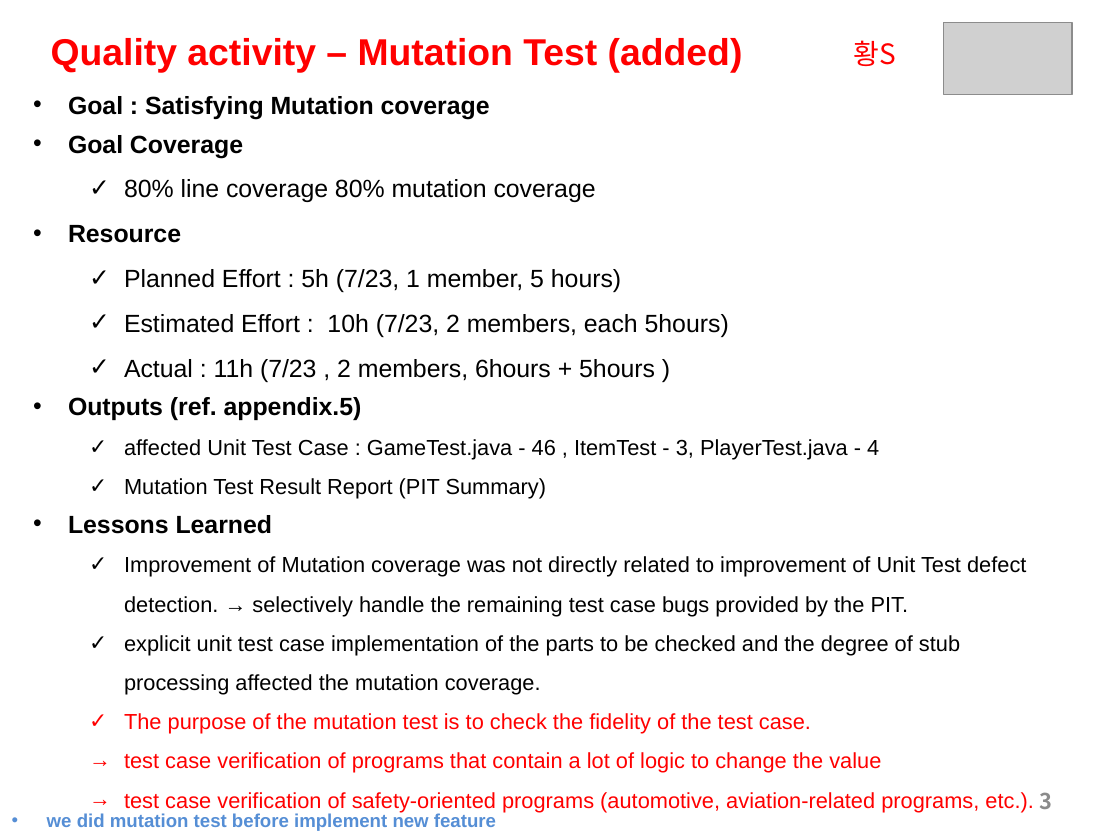
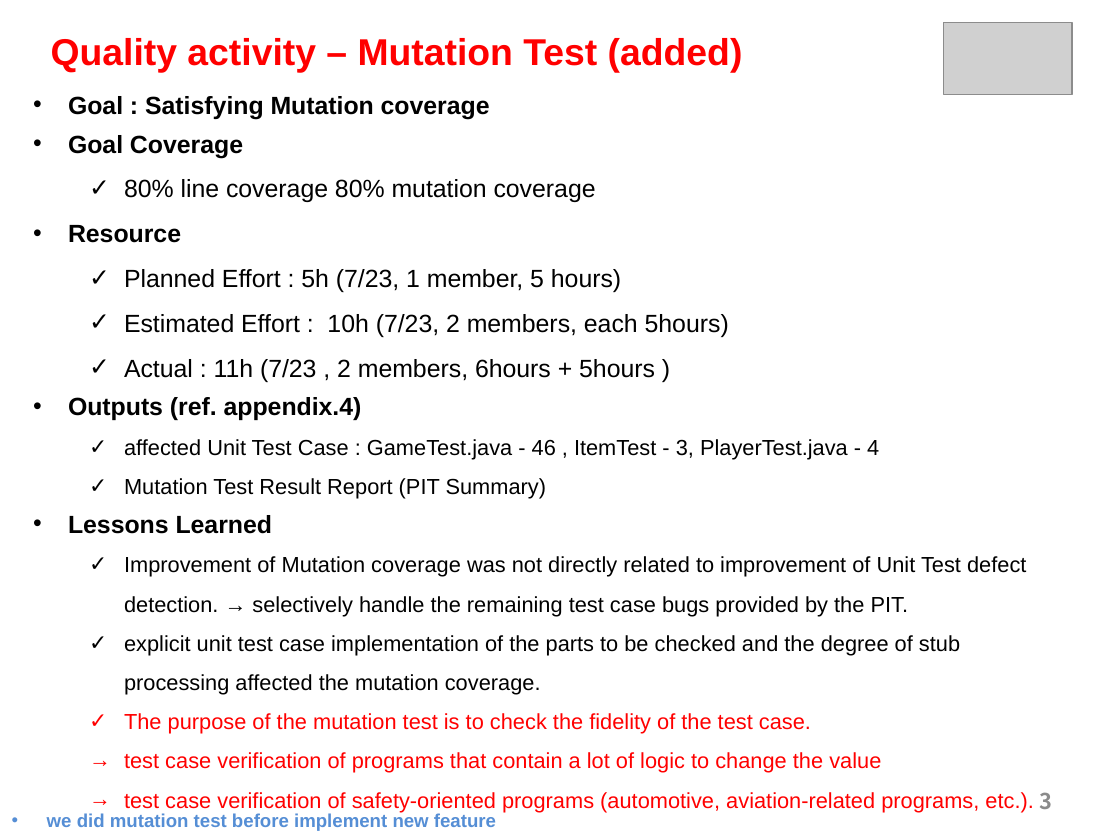
Before and after one commit to sunghochin/share_doc, a slide deck: slide 3 of bts_final-presentaion_0801_draft3_HY.pptx. Drawn at 1120x840 pixels with LibreOffice and Linux fonts; fonts in the diff are those of the drawing; grey boxes stand for pictures. Boxes give left, top, right and bottom in pixels: in the first picture for what was removed or moved away, otherwise in the second. Text is boxed around its words. In the diff, an @@ line names an element or a change of style, - is before the commit and + after.

```diff
--- a/bts_final-presentaion_0801_draft3_HY.pptx
+++ b/bts_final-presentaion_0801_draft3_HY.pptx
@@ text removed at bbox=[853, 40, 895, 66] @@
-황S
@@ text at bbox=[68, 397, 362, 420]: text changed @@
-• Outputs (ref. appendix.5)
+• Outputs (ref. appendix.4)
```
Also in this commit, not shown: 3 other slides changed, 1 slide removed.
